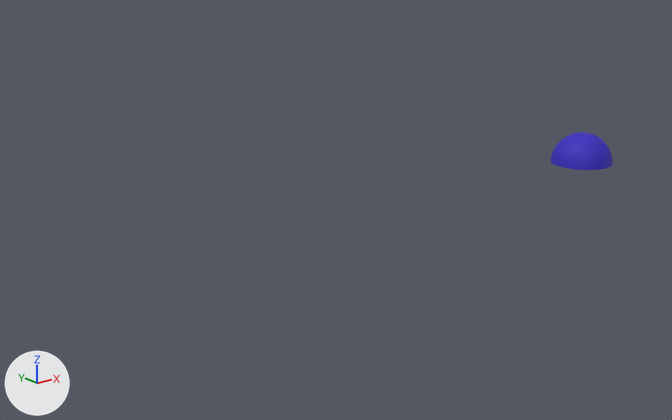
One commit to the OBJ model models/object1131.obj: the scene before it, then after it.
Rendered twice from a 50 mm camera at (-1.93, -2.21, 0.85) aimed at (-0.06, 0.12, -0.08). Lighting does not change. The marker at lower left points along +X, +Y and +Z. Where no turn or scale is listed for an object, it has been applied to the vertices.
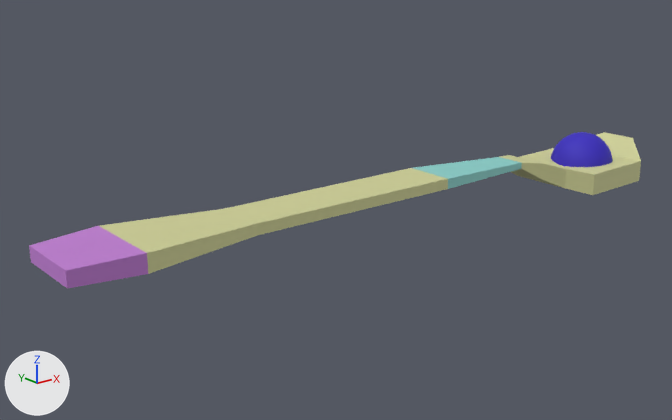
The edits, one by one:
Material 'Material' (mat_material) is new.
Its base color is (0.634, 0.64, 0.312) (beige #d0d198).
Its roughness is 0.69.
Material 'Material.002' (mat_material_002) is new.
Its base color is (0.258, 0.64, 0.604) (cyan #8bd1cc).
Its roughness is 0.69.
Material 'Material.001' (mat_material_001) is new.
Its base color is (0.522, 0.202, 0.64) (purple #bf7cd1).
Its roughness is 0.69.
me_object1131 is used by ob_object1131; location (0.0, 0.0, 0.0).
me_object1131 had 257 vertices, 480 faces and spanned x 0.973..1.214, y -0.121..0.121, z -0.08..0.041.
me_object1131 now has 357 vertices, 676 faces and spans x -1.111..1.328, y -0.18..0.18, z -0.146..0.041.
me_object1131 part 1: a new loose piece of 100 vertices spanning x -1.111..1.328, y -0.18..0.18, z -0.146..0.029.
Part 2, on me_object1131:
100 faces are deleted.
100 new faces join them, mat_material_003 (blue #3423be), smooth.
me_object1131 now uses material mat_material (beige #d0d198).
me_object1131 now uses material mat_material_001 (purple #bf7cd1).
me_object1131 now uses material mat_material_002 (cyan #8bd1cc).

Pixel boxes [x1, y1, x2, y2] of what changed, in the pictures (672 x 420 px; the box of a moved part takes in the faces that stretch with it):
'object1131', reshaped (873% wider, 303% taller)
    before: [551, 132, 613, 170]
    after: [29, 132, 641, 288]
part 1 of me_object1131, added (beige)
    after: [29, 132, 641, 288]
part 2 of me_object1131, moved or reshaped
    before: [554, 134, 612, 170]
    after: [554, 134, 612, 167]
